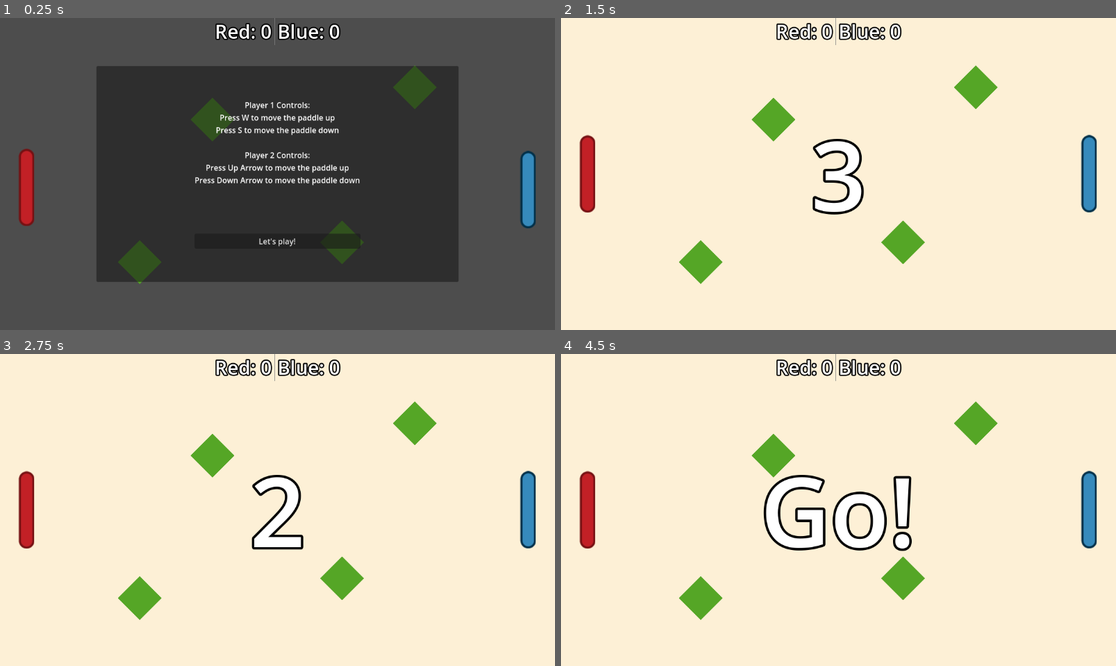
Above: before the commit, frames 1-4 (two rows, left to right).
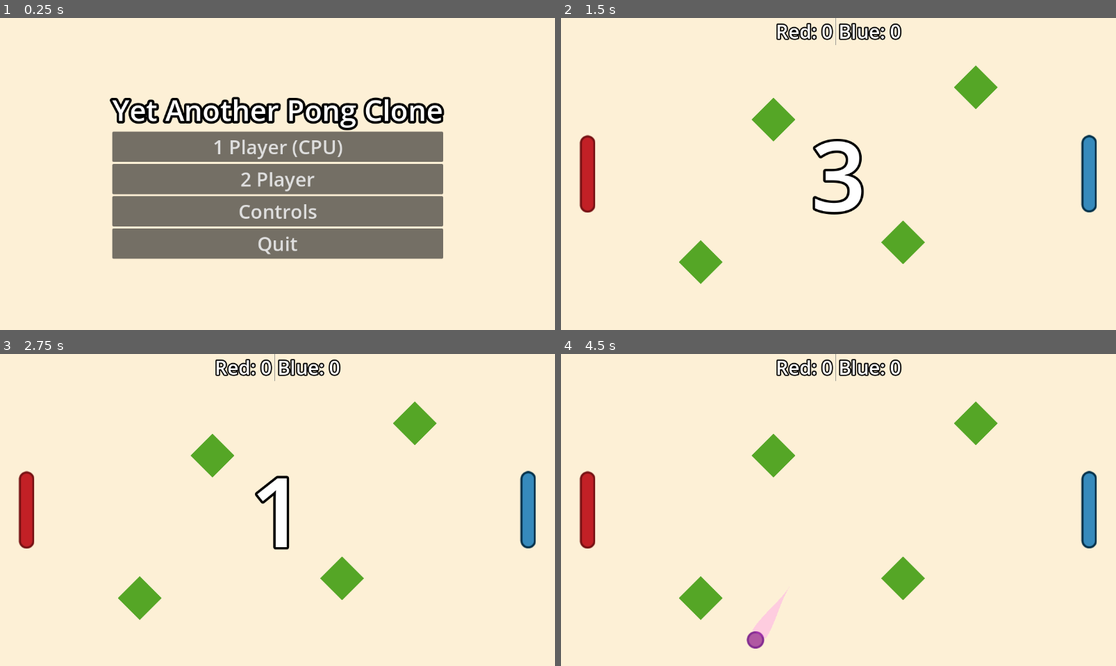
Above: after the commit, the same moments.

Repository: henrl/ObstaclePong
Game: Godot game, scene res://Scenes/main_menu.tscn
Two runs of this game, one before a commit and one after it. Both use one fixed random seed, a clock stepped at 60 frames per second and the inputs below. Before the commit the project starts from res://Scenes/main.tscn.
Inputs (mouse positions are in pixels of both pictures, inside the frame that each line leads up to):
- Up to frame 1 (0.25 s): no input
- Up to frame 2 (1.5 s): click (838, 180) at 0.5 s, where only the run after the commit has a clickable "2 Player"; click (838, 242) at 1.25 s, where only the run before the commit has a clickable "Let's play!"
- Up to frame 3 (2.75 s): tap Enter at 2 s; move the mouse to (399, 494) at 2.02 s
- Up to frame 4 (4.5 s): move the mouse to (727, 525) at 2.77 s; move the mouse to (894, 441) at 3.52 s; move the mouse to (810, 572) at 4.27 s

The runs differ from the first frame. In frame 1, 100% of the frame differs, in the area x 0-100%, y 0-100%; in frame 2, nothing differs; in frame 3, 1.3%; in frame 4, 3.9%.

Commit message:
add menu screen, move controls tutorial

Diff:
--- a/Scenes/ball_trail.tscn
+++ b/Scenes/ball_trail.tscn
@@ -4,7 +4,7 @@
 
 [sub_resource type="Curve" id="Curve_t5no7"]
 _limits = [0.0, 5.0, 0.0, 1.0]
-_data = [Vector2(0, 3.28947), 0.0, 0.148312, 0, 0, Vector2(1, 3.25229), 0.0, 0.0, 0, 0]
+_data = [Vector2(0, 3.28947), 0.0, 0.148312, 0, 0, Vector2(1, 0), 0.0, 0.0, 0, 0]
 point_count = 2
 
 [node name="BallTrail" type="Line2D"]
--- /dev/null
+++ b/Scenes/controls.tscn
@@ -0,0 +1,15 @@
+[gd_scene load_steps=2 format=3 uid="uid://dpxatx727h7ed"]
+
+[ext_resource type="PackedScene" uid="uid://cvmh2ncy1omdx" path="res://Scenes/tutorial_screen.tscn" id="1_8qavf"]
+
+[node name="Controls" type="CanvasLayer"]
+
+[node name="ColorRect" type="ColorRect" parent="."]
+anchors_preset = 15
+anchor_right = 1.0
+anchor_bottom = 1.0
+grow_horizontal = 2
+grow_vertical = 2
+color = Color(0.992157, 0.941176, 0.839216, 1)
+
+[node name="TutorialScreen" parent="." instance=ExtResource("1_8qavf")]
--- a/Scenes/end_screen.tscn
+++ b/Scenes/end_screen.tscn
@@ -20,11 +20,18 @@
 
 [node name="VBoxContainer" type="VBoxContainer" parent="."]
 layout_mode = 1
-anchors_preset = 15
-anchor_right = 1.0
-anchor_bottom = 1.0
+anchors_preset = 8
+anchor_left = 0.5
+anchor_top = 0.5
+anchor_right = 0.5
+anchor_bottom = 0.5
+offset_left = -170.0
+offset_top = -172.5
+offset_right = 170.0
+offset_bottom = 172.5
 grow_horizontal = 2
 grow_vertical = 2
+theme_override_constants/separation = 20
 
 [node name="WinnerLabel" type="Label" parent="VBoxContainer"]
 layout_mode = 2
@@ -41,11 +48,11 @@
 text = "Play Again?"
 script = ExtResource("2_bhpww")
 
-[node name="Quit" type="Button" parent="VBoxContainer"]
+[node name="BackToMenu" type="Button" parent="VBoxContainer"]
 layout_mode = 2
 size_flags_horizontal = 4
 theme_override_font_sizes/font_size = 50
-text = "Quit"
+text = "Back to Menu"
 script = ExtResource("3_gdxnu")
 
 [node name="Score UI (HBox)" parent="VBoxContainer" instance=ExtResource("1_f2mtv")]
--- a/Scenes/main.tscn
+++ b/Scenes/main.tscn
@@ -5,8 +5,8 @@
 [ext_resource type="PackedScene" uid="uid://b2qifcovhp6iw" path="res://Scenes/goal.tscn" id="3_8gbba"]
 [ext_resource type="PackedScene" uid="uid://cqi60qxf2w5u0" path="res://Scenes/countdown_animation.tscn" id="4_jjvhh"]
 [ext_resource type="PackedScene" uid="uid://blymea4umisru" path="res://Scenes/score_ui.tscn" id="5_kry3j"]
-[ext_resource type="PackedScene" uid="uid://cvmh2ncy1omdx" path="res://Scenes/tutorial_screen.tscn" id="6_6bp64"]
 [ext_resource type="PackedScene" uid="uid://djoiw3jhspepx" path="res://Scenes/Obstacles/block.tscn" id="6_21xkr"]
+[ext_resource type="AudioStream" uid="uid://dtfg1713drrn2" path="res://Sounds/Score sound.wav" id="8_344ge"]
 
 [sub_resource type="WorldBoundaryShape2D" id="WorldBoundaryShape2D_bo1nx"]
 
@@ -68,10 +68,10 @@
 position = Vector2(861, 144)
 
 [node name="CanvasLayer" type="CanvasLayer" parent="."]
+layer = -1
 
 [node name="Background" type="ColorRect" parent="CanvasLayer"]
 unique_name_in_owner = true
-visible = false
 anchors_preset = 15
 anchor_right = 1.0
 anchor_bottom = 1.0
@@ -81,7 +81,6 @@
 
 [node name="Countdown Animation" parent="CanvasLayer" instance=ExtResource("4_jjvhh")]
 unique_name_in_owner = true
-visible = false
 
 [node name="Score UI (HBox)" parent="CanvasLayer" instance=ExtResource("5_kry3j")]
 anchors_preset = 5
@@ -92,5 +91,5 @@
 offset_bottom = 55.0
 grow_horizontal = 2
 
-[node name="TutorialScreen" parent="CanvasLayer" instance=ExtResource("6_6bp64")]
-unique_name_in_owner = true
+[node name="AudioStreamPlayer2D" type="AudioStreamPlayer2D" parent="."]
+stream = ExtResource("8_344ge")
--- /dev/null
+++ b/Scenes/main_menu.tscn
@@ -0,0 +1,62 @@
+[gd_scene load_steps=3 format=3 uid="uid://ptyyefkbmqb1"]
+
+[ext_resource type="Script" uid="uid://bcpg1l37usbse" path="res://Scripts/main_menu.gd" id="1_28flt"]
+
+[sub_resource type="LabelSettings" id="LabelSettings_erv1k"]
+font_size = 60
+outline_size = 20
+outline_color = Color(0, 0, 0, 1)
+
+[node name="MainMenu" type="CanvasLayer"]
+script = ExtResource("1_28flt")
+
+[node name="ColorRect" type="ColorRect" parent="."]
+anchors_preset = 15
+anchor_right = 1.0
+anchor_bottom = 1.0
+grow_horizontal = 2
+grow_vertical = 2
+color = Color(0.992157, 0.941176, 0.839216, 1)
+
+[node name="VBoxContainer" type="VBoxContainer" parent="."]
+anchors_preset = 8
+anchor_left = 0.5
+anchor_top = 0.5
+anchor_right = 0.5
+anchor_bottom = 0.5
+offset_left = -58.0
+offset_top = -81.5
+offset_right = 58.0
+offset_bottom = 81.5
+grow_horizontal = 2
+grow_vertical = 2
+
+[node name="Label" type="Label" parent="VBoxContainer"]
+layout_mode = 2
+text = "Yet Another Pong Clone"
+label_settings = SubResource("LabelSettings_erv1k")
+
+[node name="1Player" type="Button" parent="VBoxContainer"]
+layout_mode = 2
+theme_override_font_sizes/font_size = 40
+text = "1 Player (CPU)"
+
+[node name="2Player" type="Button" parent="VBoxContainer"]
+layout_mode = 2
+theme_override_font_sizes/font_size = 40
+text = "2 Player"
+
+[node name="Controls" type="Button" parent="VBoxContainer"]
+layout_mode = 2
+theme_override_font_sizes/font_size = 40
+text = "Controls"
+
+[node name="Quit" type="Button" parent="VBoxContainer"]
+layout_mode = 2
+theme_override_font_sizes/font_size = 40
+text = "Quit"
+
+[connection signal="pressed" from="VBoxContainer/1Player" to="." method="_on_cpu_player_pressed"]
+[connection signal="pressed" from="VBoxContainer/2Player" to="." method="_on_player_pressed"]
+[connection signal="pressed" from="VBoxContainer/Controls" to="." method="_on_controls_pressed"]
+[connection signal="pressed" from="VBoxContainer/Quit" to="." method="_on_quit_pressed"]
--- a/Scenes/tutorial_screen.tscn
+++ b/Scenes/tutorial_screen.tscn
@@ -43,6 +43,6 @@
 
 [node name="PlayButton" type="Button" parent="TutorialScreenPanel/MarginContainer/VBoxContainer"]
 layout_mode = 2
-text = "Let's play!"
+text = "Back to Menu"
 
 [connection signal="pressed" from="TutorialScreenPanel/MarginContainer/VBoxContainer/PlayButton" to="." method="_on_play_button_pressed"]
--- a/Scripts/ball.gd
+++ b/Scripts/ball.gd
@@ -1,6 +1,6 @@
 extends CharacterBody2D
 
-var speed: int = 500
+var speed: int = 800
 @onready var audioPlayer: AudioStreamPlayer2D = $AudioStreamPlayer2D
 
 
--- a/Scripts/game_controller.gd
+++ b/Scripts/game_controller.gd
@@ -3,34 +3,30 @@
 var countdownAnim: AnimationPlayer
 var ball: PackedScene = load("res://Scenes/ball.tscn")
 signal resetPaddle
-@onready var canvaslayer: CanvasLayer = $CanvasLayer
-@onready var background: ColorRect = %Background
+
 @onready var countdown_animation: Label = %"Countdown Animation"
-@onready var tutorial_screen: MarginContainer = %TutorialScreen
+@onready var audio_stream_player_2d: AudioStreamPlayer2D = $AudioStreamPlayer2D
+
 
 func _ready():
-	canvaslayer.layer = 1
-	background.visible = false
-	countdown_animation.visible = false
-	tutorial_screen.visible = true
-	Global.start_game.connect(StartGame)
+	Global.scored_goal.connect(playScoredSound)
+	StartGame()
 
 func StartGame():
-	canvaslayer.layer = -1
-	background.visible = true
-	countdown_animation.visible = true
-	tutorial_screen.visible = false
 	countdownAnim = get_tree().get_first_node_in_group("countdown animation")
 	var paddles = get_tree().get_nodes_in_group("paddle")
 
 	for paddle in paddles:
 		connect("resetPaddle", paddle.reset)
-
 	Global.P1_Score = 0
 	Global.P2_Score = 0
+
 	resetPaddle.emit()
 
 	startNextRound()
+
+func playScoredSound():
+	audio_stream_player_2d.play()
 
 func startNextRound():
 	if (Global.P1_Score == 5 or Global.P2_Score == 5):
--- a/Scripts/global.gd
+++ b/Scripts/global.gd
@@ -3,4 +3,4 @@
 var P1_Score: int = 0
 var P2_Score: int = 0
 
-signal start_game
+signal scored_goal
--- a/Scripts/goal.gd
+++ b/Scripts/goal.gd
@@ -7,6 +7,7 @@
 
 func scored(body):
 	if (body.is_in_group("ball")):
+		Global.scored_goal.emit()
 		if (GoalID == 1):
 			Global.P2_Score += 1
 		if (GoalID == 2):
--- /dev/null
+++ b/Scripts/main_menu.gd
@@ -0,0 +1,17 @@
+extends CanvasLayer
+
+
+func _on_quit_pressed() -> void:
+	get_tree().quit()
+
+
+func _on_controls_pressed() -> void:
+	get_tree().change_scene_to_file("res://Scenes/controls.tscn")
+
+
+func _on_player_pressed() -> void:
+	get_tree().change_scene_to_file("res://Scenes/main.tscn")
+
+
+func _on_cpu_player_pressed() -> void:
+	pass # Replace with function body.
--- a/Scripts/quit.gd
+++ b/Scripts/quit.gd
@@ -4,4 +4,4 @@
 	pressed.connect(quit)
 
 func quit():
-	get_tree().quit()
+	get_tree().change_scene_to_file("res://Scenes/main_menu.tscn")
--- a/Scripts/tutorial_screen.gd
+++ b/Scripts/tutorial_screen.gd
@@ -2,4 +2,4 @@
 
 
 func _on_play_button_pressed() -> void:
-	Global.start_game.emit()
+	get_tree().change_scene_to_file("res://Scenes/main_menu.tscn")
--- a/project.godot
+++ b/project.godot
@@ -11,7 +11,7 @@
 [application]
 
 config/name="Pong"
-run/main_scene="uid://bu2508pobuagw"
+run/main_scene="uid://ptyyefkbmqb1"
 config/features=PackedStringArray("4.4", "GL Compatibility")
 config/icon="res://icon.svg"
 
Not shown, added: Scripts/main_menu.gd.uid
